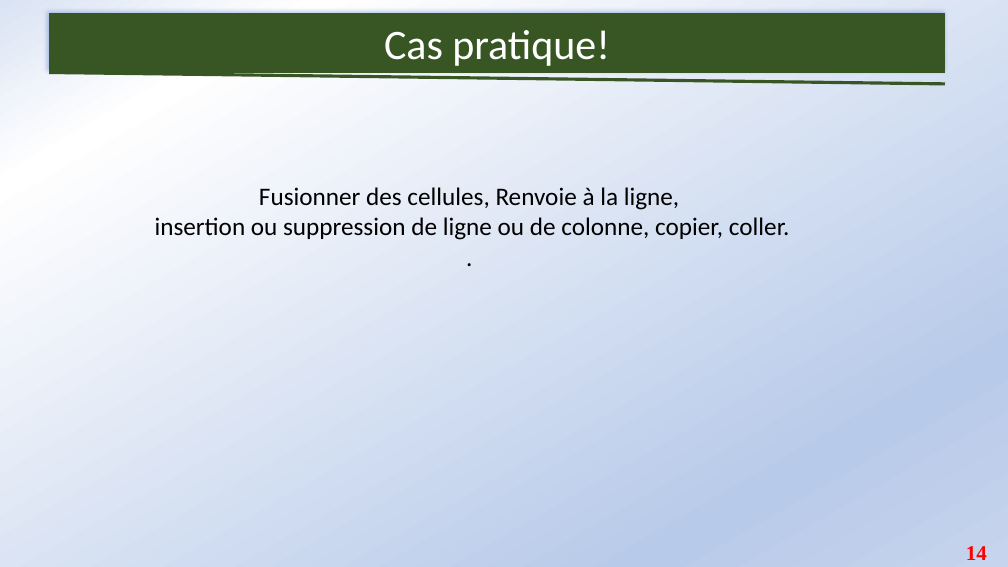
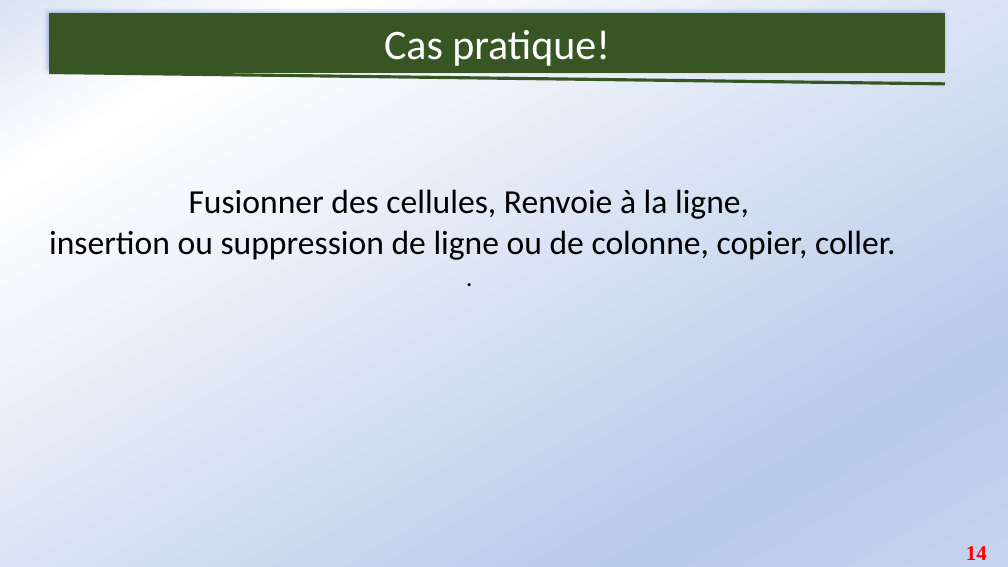
Before and after one commit to Abson-dev/Formation-Excel-IFDC, a slide deck: slide 14 of Cours/IFDC_1.pptx. Drawn at 1008x567 pixels with LibreOffice and Linux fonts; fonts in the diff are those of the drawing. Boxes give left, top, right and bottom in pixels: in the first picture for what was removed or moved away, otherwise in the second. Text is boxed around its words. In the diff, an @@ line names an element or a change of style, - is before the commit and + after.

```diff
--- a/Cours/IFDC_1.pptx
+++ b/Cours/IFDC_1.pptx
@@ text "Fusionner des cellules, Renvoie à ..." moved from (x1=155, y1=187, x2=789, y2=240) to (x1=49, y1=189, x2=896, y2=260) @@
@@ text at (x1=49, y1=189, x2=896, y2=260): size 24 to 32 pt @@
```
Also in this commit, not shown: 11 other slides changed.
